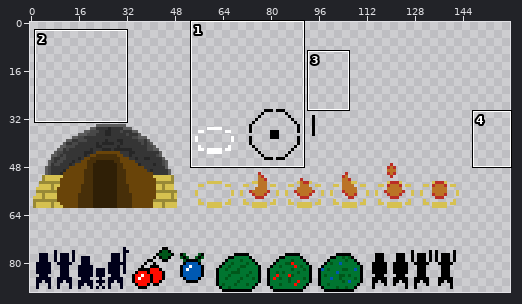
A sprite sheet gets an edit: Tribe/Assets/Sprites/1.png. Above, an overview of the earlier version with the close-up marked.
Close-up. Before the commit:
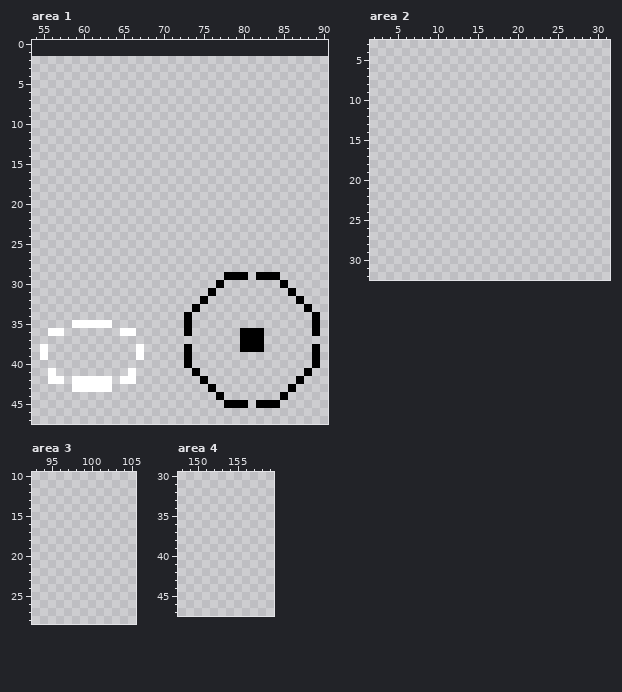
The file is 160x88 pixels. Colours within 5 levels of each other are drawn and written as one. Shown: area 1: x 54..90, y 0..47; area 2: x 2..31, y 3..32; area 3: x 93..105, y 10..28; area 4: x 148..159, y 30..47. The old version is drawn lined up with the new one, on the new canvas. The commit also changed other parts of the picture, which this record leaves out.
New version:
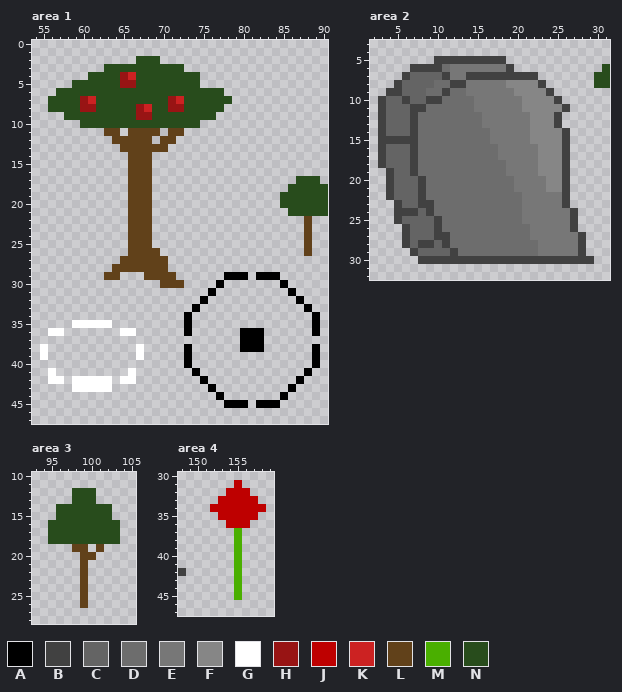
Palette (. is transparent): A #000000  B #414141  C #646464  D #6d6d6d  E #777777  F #868686  G #ffffff  H #981414  J #be0000  K #cc2222  L #61411a  M #4aaf00  N #284c1c
Diff:
canvas 160x88 -> 160x90, the old top-left corner now at 0,2
Changed rows in their new state; - is an unchanged pixel.
Area 1:
first column x 56:
 2 -----------NNN---------------------
 3 -------NNNNNNNNNN------------------
 4 -----NNNNHKNNNNNNNN----------------
 5 ---NNNNNNHHNNNNNNNN----------------
 6 -NNNNNNNNNNNNNNNNNNNNN-------------
 7 NNNNHKNNNNNNNNNHKNNNNNN------------
 8 NNNNHHNNNNNHKNNHHNNNNN-------------
 9 --NNNNNNNNNHHNNNNNNNN--------------
10 ----NNNNNNNNNNNNNNN----------------
11 -------LL-LLLL-LL------------------
12 --------LLLLL-LL-------------------
13 ---------LLLLLL--------------------
14 ----------LLL----------------------
15 ----------LLL----------------------
16 ----------LLL----------------------
17 ----------LLL------------------NNN-
18 ----------LLL-----------------NNNNN
19 ----------LLL----------------NNNNNN
20 ----------LLL----------------NNNNNN
21 ----------LLL-----------------NNNNN
22 ----------LLL-------------------L--
23 ----------LLL-------------------L--
24 ----------LLL-------------------L--
25 ----------LLL-------------------L--
26 ----------LLLL------------------L--
27 ---------LLLLLL--------------------
28 --------LLLLLLL--------------------
29 -------LL---LLLL-------------------
30 --------------LLL------------------
Area 2:
first column x 3:
 5 -------BBBBBBBBB-------------
 6 ----BBBBDEEEEEEEB-----------N
 7 ---BCCCCBEEBBBBBBBBB-------NN
 8 --BCCCCDDBBEEEEEFFFFB------NN
 9 -BBCCCDDBDDEEEEEEFFFFB-------
10 BCCBCCBBDDDDEEEEEEFFFFB------
11 BCCCBBDDDDDDEEEEEEFFFFFB-----
12 BCCCBDDDDDDDDEEEEEEFFFB------
13 BCCCBDDDDDDDDEEEEEEFFFB------
14 BCCCBDDDDDDDDDEEEEEFFFFB-----
15 BBBBBDDDDDDDDDEEEEEFFFFB-----
16 BCCCBDDDDDDDDDDEEEEEFFFB-----
17 BCCCBDDDDDDDDDDEEEEEFFFB-----
18 BCCCBDDDDDDDDDDDEEEEFFFB-----
19 -BCCBDDDDDDDDDDDEEEEFFFB-----
20 -BCCCBDDDDDDDDDDDEEEEFFB-----
21 -BCCCBDDDDDDDDDDDEEEEFFB-----
22 -BCCCBDDDDDDDDDDDDEEEEEB-----
23 --BCCBBDDDDDDDDDDDEEEEEB-----
24 --BBBCBDDDDDDDDDDDEEEEEEB----
25 --BCCCCBDDDDDDDDDDEEEEEEB----
26 ---BCCCBDDDDDDDDDDDEEEEEB----
27 ---BCCCBBDDDDDDDDDDEEEEEEB---
28 ---BCBBCBDDDDDDDDDDDEEEEEB---
29 ----BCCCCBDDDDDDDDDDEEEEEB---
30 -----BBBBBBBBBBBBBBBBBBBBBB--
Area 3:
first column x 95:
12 ---NNN---
13 ---NNN---
14 -NNNNNNN-
15 -NNNNNNN-
16 NNNNNNNNN
17 NNNNNNNNN
18 NNNNNNNNN
19 ---LL-L--
20 ----LL---
21 ----L----
22 ----L----
23 ----L----
24 ----L----
25 ----L----
26 ----L----
Area 4:
first column x 148:
31 -------J---
32 ------JJJ--
33 -----JJJJJ-
34 ----JJJJJJJ
35 -----JJJJJ-
36 ------JJJ--
37 -------M---
38 -------M---
39 -------M---
40 -------M---
41 -------M---
42 B------M---
43 -------M---
44 -------M---
45 -------M---
Pixel boxes of the changes (left, top, right, bottom) in both close-ups:
added: (48, 56, 232, 288)
added: (280, 176, 328, 256)
added: (378, 56, 610, 264)
added: (48, 488, 120, 608)
added: (210, 480, 266, 600)
added: (178, 568, 186, 576)
